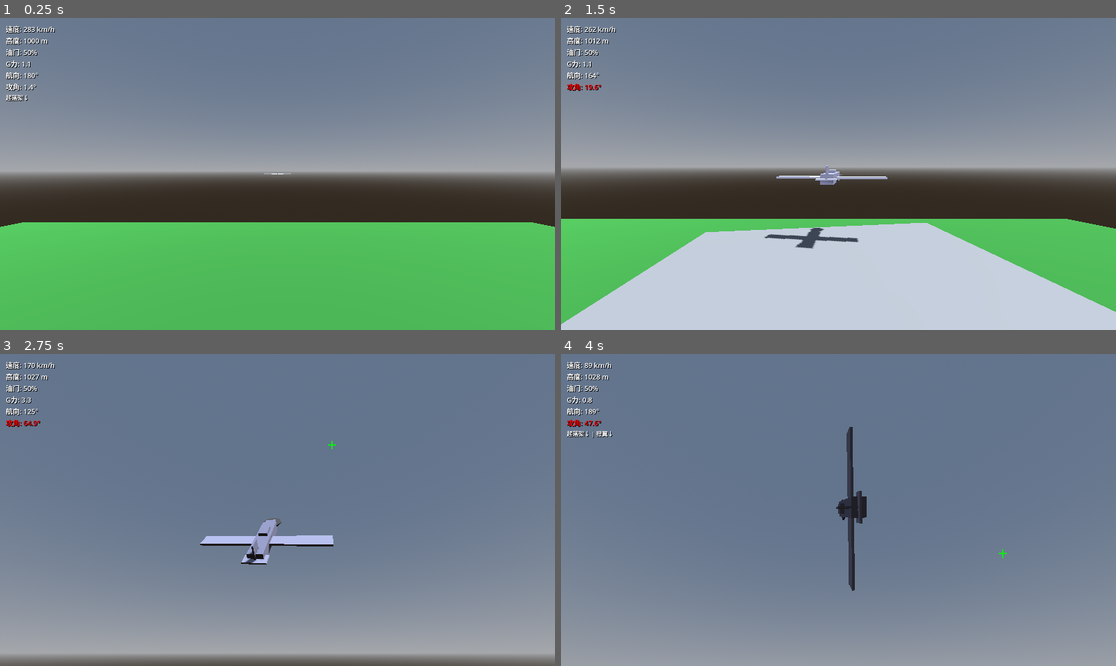
Above: before the commit, frames 1-4 (two rows, left to right).
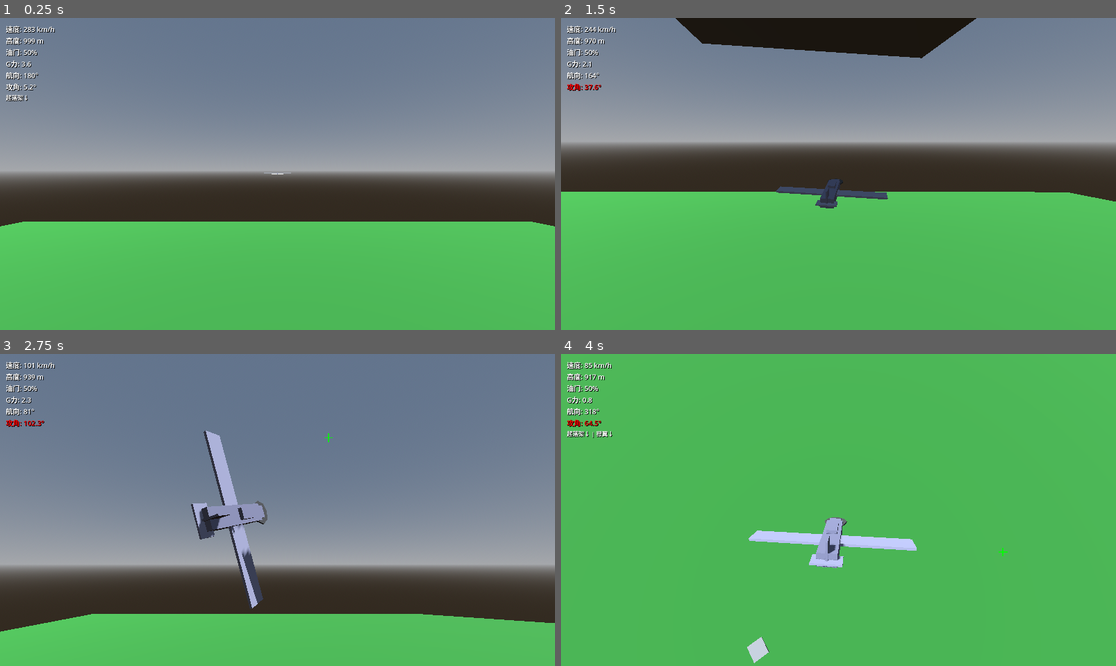
Above: after the commit, the same moments.

Repository: zaixia108/godot-flight-simulator
Game: Godot game, scene res://scenes/world/test_world.tscn
Same seed, same stepped clock (60 frames per second), same inputs: the game is played once before the commit and once after it.
Inputs (mouse positions are in pixels of both pictures, inside the frame that each line leads up to):
- Up to frame 1 (0.25 s): no input
- Up to frame 2 (1.5 s): move the mouse to (960, 158) at 0.52 s; hold E (yaw_right) 0.53-1.28 s; hold Right mouse button (mouse_aim) 0.53-1.28 s; tap F (toggle_flaps) at 0.77, 1.07 s; move the mouse to (727, 189) at 1.27 s; hold S (pitch_down) from 1.28 s (still down); tap G (toggle_gear) at 1.35 s
- Up to frame 3 (2.75 s): tap F (toggle_flaps) at 1.52, 1.82 s; move the mouse to (333, 441) at 2.02 s; release S (pitch_down) at 2.03 s; hold E (yaw_right) from 2.03 s (still down); hold Right mouse button (mouse_aim) from 2.03 s (still down)
- Up to frame 4 (4 s): move the mouse to (810, 572) at 2.77 s; release E (yaw_right) at 2.78 s; release Right mouse button (mouse_aim) at 2.78 s; hold W (pitch_up) 2.78-3.53 s; tap G (toggle_gear) at 2.85 s; tap F (toggle_flaps) at 3.02, 3.32, 3.77 s; move the mouse to (1005, 556) at 3.52 s; hold Q (yaw_left) from 3.53 s (still down); hold Right mouse button (mouse_aim) from 3.53 s (still down)

The runs differ from the first frame. In frame 1, 0.3% of the frame differs, in the area x 0-100%, y 6-68%; in frame 2, 51%; in frame 3, 47%; in frame 4, 100%, in the area x 0-100%, y 0-100%.

Commit message:
Fix all control directions and lift calculation
Co-authored-by: zaixia108 <58163333+zaixia108@users.noreply.github.com>

Diff:
--- a/scripts/aircraft/flight_controls.gd
+++ b/scripts/aircraft/flight_controls.gd
@@ -26,12 +26,11 @@
 ## 处理键盘输入
 func process_input(delta: float) -> void:
 	# 俯仰控制 (升降舵)
-	# 注意：需要反转方向，W键应该使机头向上（负向旋转）
 	var pitch_input = 0.0
 	if Input.is_action_pressed("pitch_up"):
-		pitch_input -= 1.0  # W键 - 机头向上（负向旋转）
+		pitch_input += 1.0
 	if Input.is_action_pressed("pitch_down"):
-		pitch_input += 1.0  # S键 - 机头向下（正向旋转）
+		pitch_input -= 1.0
 	elevator = lerp(elevator, pitch_input, input_smoothing)
 
 	# 滚转控制 (副翼)
@@ -43,12 +42,11 @@
 	aileron = lerp(aileron, roll_input, input_smoothing)
 
 	# 偏航控制 (方向舵)
-	# 注意：需要反转方向，Q键应该使机头向左偏航（负向旋转）
 	var yaw_input = 0.0
 	if Input.is_action_pressed("yaw_left"):
-		yaw_input += 1.0  # Q键 - 机头向左（正向旋转，因为Y轴向上）
+		yaw_input -= 1.0
 	if Input.is_action_pressed("yaw_right"):
-		yaw_input -= 1.0  # E键 - 机头向右（负向旋转）
+		yaw_input += 1.0
 	rudder = lerp(rudder, yaw_input, input_smoothing)
 
 	# 油门控制
--- a/scripts/aircraft/flight_model.gd
+++ b/scripts/aircraft/flight_model.gd
@@ -53,6 +53,7 @@
 
 ## 计算升力
 ## L = 0.5 * ρ * V² * S * Cl
+## 升力方向应该垂直于速度向量和机翼方向
 func calculate_lift(vel: Vector3, up: Vector3, aoa: float) -> Vector3:
 	if not aircraft_data:
 		return Vector3.ZERO
@@ -74,7 +75,17 @@
 		cl *= max(0.3, stall_factor)
 
 	var lift_magnitude = 0.5 * air_density * speed_squared * aircraft_data.wing_area * cl
-	return up * lift_magnitude
+
+	# 升力方向：垂直于速度向量，朝向飞机上方
+	# 使用速度向量和飞机上方向量的叉乘来计算升力方向
+	var vel_normalized = vel.normalized()
+	var lift_dir = vel_normalized.cross(vel_normalized.cross(up)).normalized()
+
+	# 如果升力方向无效（速度和上方向共线），则使用up方向
+	if lift_dir.length_squared() < 0.01:
+		lift_dir = up
+
+	return lift_dir * lift_magnitude
 
 ## 计算阻力
 ## D = 0.5 * ρ * V² * S * Cd
@@ -153,14 +164,14 @@
 
 	var torque = Vector3.ZERO
 
-	# 俯仰力矩（绕X轴）
-	torque.x = control_input.y * aircraft_data.pitch_rate
+	# 俯仰力矩（绕X轴）- 取负值以匹配Godot坐标系
+	torque.x = -control_input.y * aircraft_data.pitch_rate
 
-	# 滚转力矩（绕Z轴）
-	torque.z = control_input.x * aircraft_data.roll_rate
+	# 滚转力矩（绕Z轴）- 取负值以匹配Godot坐标系
+	torque.z = -control_input.x * aircraft_data.roll_rate
 
-	# 偏航力矩（绕Y轴）
-	torque.y = control_input.z * aircraft_data.yaw_rate
+	# 偏航力矩（绕Y轴）- 取负值以匹配Godot坐标系
+	torque.y = -control_input.z * aircraft_data.yaw_rate
 
 	# 添加阻尼以防止过度旋转
 	var damping = 0.5
